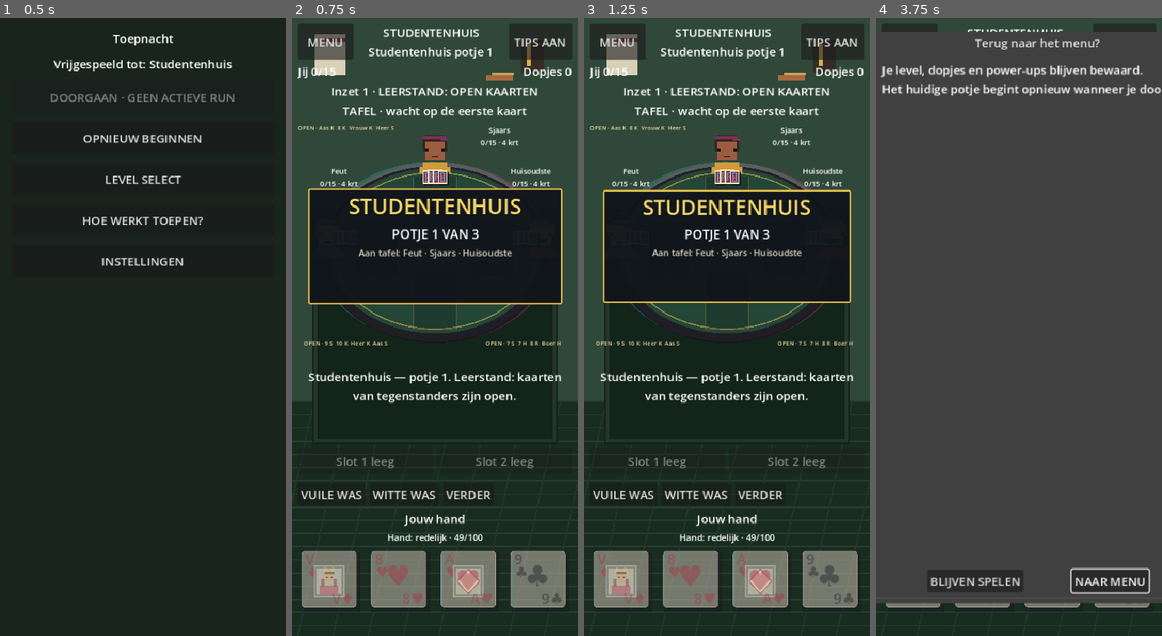
Above: before the commit, frames 1-4 (left to right).
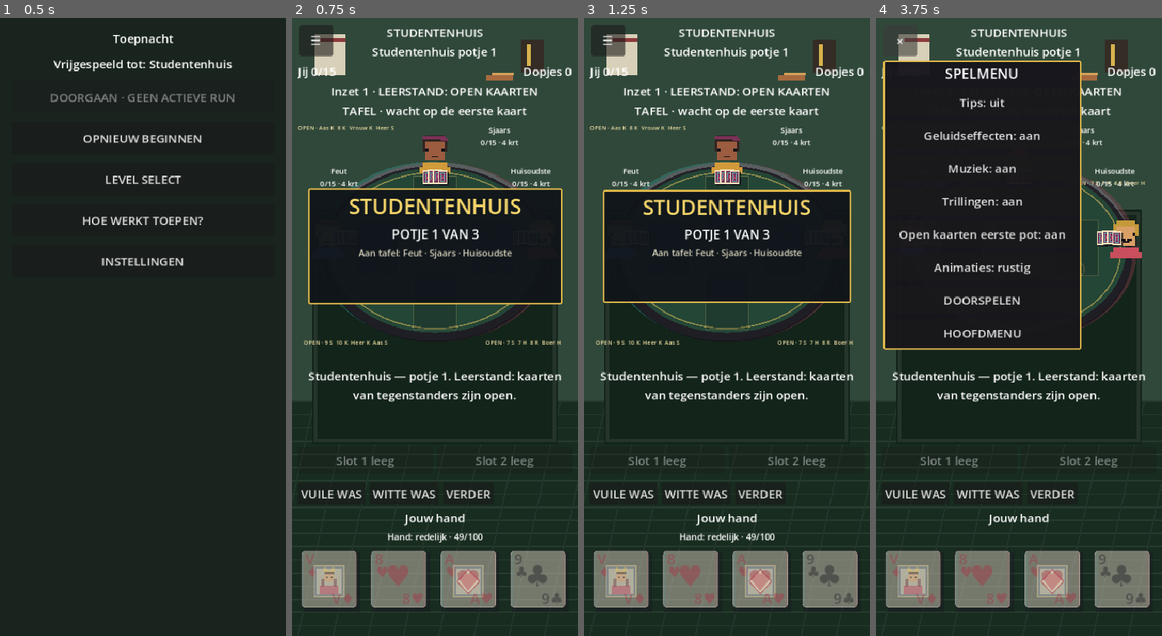
Above: after the commit, the same moments.

Repository: arnaudhfst33/toepnacht
Game: Godot game, scene res://scenes/menu.tscn
Same seed, same stepped clock (60 frames per second), same inputs: the game is played once before the commit and once after it.
Inputs (mouse positions are in pixels of both pictures, inside the frame that each line leads up to):
- Up to frame 1 (0.5 s): no input
- Up to frame 2 (0.75 s): click "OPNIEUW BEGINNEN" at 0.5 s
- Up to frame 3 (1.25 s): no input
- Up to frame 4 (3.75 s): click (910, 42) at 1.25 s, where only the run before the commit has a clickable "MENU"; click "TIPS AAN" (after the commit: "Tips: aan") at 2 s; click (898, 42) at 2.75 s, where only the run after the commit has a clickable "×"; click (898, 42) at 3.5 s, where only the run after the commit has a clickable "☰"

Frame 1 is identical in both runs. In frame 2, 4.6% of the frame differs, in the area x 2-98%, y 1-85%; in frame 3, 4.6%; in frame 4, 77%, in the area x 0-100%, y 1-95%.

Commit message:
Move table settings into hamburger menu

Diff:
--- a/scripts/ui/table_ui.gd
+++ b/scripts/ui/table_ui.gd
@@ -30,8 +30,14 @@
 var huis_row: HFlowContainer
 var campaign_button: Button
 var title_label: Label
-var tips_button: Button
-var menu_button: Button
+var hamburger_button: Button
+var game_menu_panel: PanelContainer
+var menu_tips_button: Button
+var menu_sfx_button: Button
+var menu_music_button: Button
+var menu_haptics_button: Button
+var menu_open_cards_button: Button
+var menu_animation_button: Button
 var leave_dialog: ConfirmationDialog
 var bg_rect: RetroTableBackdrop
 var skip_wasdag_button: Button
@@ -99,21 +105,9 @@
 	middle.clip_contents = true
 	root.add_child(middle)
 
-	var table_toolbar := UiLayout.hbox(6)
-	middle.add_child(table_toolbar)
-	menu_button = Button.new()
-	menu_button.text = "MENU"
-	menu_button.custom_minimum_size = Vector2(76, 34)
-	menu_button.pressed.connect(_on_menu_requested)
-	table_toolbar.add_child(menu_button)
 	title_label = UiLayout.wrap_label()
 	title_label.text = "Toepnacht"
-	title_label.size_flags_stretch_ratio = 1.5
-	table_toolbar.add_child(title_label)
-	tips_button = Button.new()
-	tips_button.custom_minimum_size = Vector2(86, 34)
-	tips_button.pressed.connect(_on_toggle_tips)
-	table_toolbar.add_child(tips_button)
+	middle.add_child(title_label)
 
 	var hud := UiLayout.hbox(8)
 	scores_label = UiLayout.wrap_label(HORIZONTAL_ALIGNMENT_LEFT)
@@ -222,6 +216,7 @@
 
 	hand_strength_label = UiLayout.wrap_label()
 	hand_strength_label.add_theme_font_size_override("font_size", 12)
+	hand_strength_label.custom_minimum_size.y = 18
 	bottom.add_child(hand_strength_label)
 
 	hand_row = UiLayout.hbox(6)
@@ -267,6 +262,7 @@
 	_bind_hold_tip(skip_specials_button, "VERDER: je gebruikt geen special en speelt door met deze vier kaarten.")
 	_bind_hold_tip(challenge_button, "BETWIST: draai de geclaimde was om. Bij echte was krijg jij +1; bij bluf krijgt de ander +1.")
 	_bind_hold_tip(decline_button, "LAAT: je controleert de was niet en krijgt geen strafpunt.")
+	_build_game_menu()
 	_build_leave_dialog()
 
 
@@ -321,15 +317,100 @@
 
 
 func _on_toggle_tips() -> void:
-	Boot.ensure_flow()
-	var enabled := bool(Boot.flow.campaign.settings.get("tips_on", true))
-	Boot.flow.campaign.settings["tips_on"] = not enabled
-	Boot.flow.persist()
+	_toggle_setting("tips_on")
 	_hide_card_tip()
 	_refresh()
 
 
+func _toggle_setting(key: String) -> void:
+	Boot.ensure_flow()
+	var settings := Boot.flow.campaign.settings
+	settings[key] = not bool(settings.get(key, true))
+	Boot.flow.persist()
+	_update_game_menu_labels()
+
+
+func _toggle_animation_speed() -> void:
+	Boot.ensure_flow()
+	var settings := Boot.flow.campaign.settings
+	settings["animation_speed"] = "fast" if str(settings.get("animation_speed", "normal")) == "normal" else "normal"
+	Boot.flow.persist()
+	_update_game_menu_labels()
+
+
+func _build_game_menu() -> void:
+	hamburger_button = Button.new()
+	hamburger_button.text = "☰"
+	hamburger_button.tooltip_text = "Spelmenu"
+	hamburger_button.position = Vector2(10, 10)
+	hamburger_button.size = Vector2(46, 42)
+	hamburger_button.z_index = 110
+	hamburger_button.pressed.connect(_toggle_game_menu)
+	add_child(hamburger_button)
+
+	game_menu_panel = PanelContainer.new()
+	game_menu_panel.position = Vector2(10, 58)
+	game_menu_panel.size = Vector2(270, 350)
+	game_menu_panel.z_index = 109
+	game_menu_panel.add_theme_stylebox_override("panel", UiLayout.pixel_panel(Color("17151cf5"), Color("e7bd4c")))
+	add_child(game_menu_panel)
+	var menu_box := UiLayout.vbox(7)
+	game_menu_panel.add_child(menu_box)
+	var menu_title := UiLayout.wrap_label()
+	menu_title.text = "SPELMENU"
+	menu_title.add_theme_font_size_override("font_size", 19)
+	menu_box.add_child(menu_title)
+	menu_tips_button = _game_menu_button(menu_box, _on_toggle_tips)
+	menu_sfx_button = _game_menu_button(menu_box, func() -> void: _toggle_setting("sfx_on"))
+	menu_music_button = _game_menu_button(menu_box, func() -> void: _toggle_setting("music_on"))
+	menu_haptics_button = _game_menu_button(menu_box, func() -> void: _toggle_setting("haptics_on"))
+	menu_open_cards_button = _game_menu_button(menu_box, func() -> void: _toggle_setting("open_first_pot"))
+	menu_animation_button = _game_menu_button(menu_box, _toggle_animation_speed)
+	var resume_button := _game_menu_button(menu_box, _toggle_game_menu)
+	resume_button.text = "DOORSPELEN"
+	var main_menu_button := _game_menu_button(menu_box, _on_menu_requested)
+	main_menu_button.text = "HOOFDMENU"
+	game_menu_panel.visible = false
+	_update_game_menu_labels()
+
+
+func _game_menu_button(parent: Node, callback: Callable) -> Button:
+	var button := Button.new()
+	button.custom_minimum_size = Vector2(0, 38)
+	button.size_flags_horizontal = Control.SIZE_EXPAND_FILL
+	button.pressed.connect(callback)
+	parent.add_child(button)
+	return button
+
+
+func _toggle_game_menu() -> void:
+	game_menu_panel.visible = not game_menu_panel.visible
+	hamburger_button.text = "×" if game_menu_panel.visible else "☰"
+	if game_menu_panel.visible:
+		_hide_card_tip()
+
+
+func _update_game_menu_labels() -> void:
+	if menu_tips_button == null:
+		return
+	Boot.ensure_flow()
+	var settings := Boot.flow.campaign.settings
+	menu_tips_button.text = _toggle_label("Tips", settings, "tips_on")
+	menu_sfx_button.text = _toggle_label("Geluidseffecten", settings, "sfx_on")
+	menu_music_button.text = _toggle_label("Muziek", settings, "music_on")
+	menu_haptics_button.text = _toggle_label("Trillingen", settings, "haptics_on")
+	menu_open_cards_button.text = _toggle_label("Open kaarten eerste pot", settings, "open_first_pot")
+	var speed := str(settings.get("animation_speed", "normal"))
+	menu_animation_button.text = "Animaties: %s" % ("snel" if speed == "fast" else "rustig")
+
+
+func _toggle_label(label: String, settings: Dictionary, key: String) -> String:
+	return "%s: %s" % [label, "aan" if bool(settings.get(key, true)) else "uit"]
+
+
 func _on_menu_requested() -> void:
+	game_menu_panel.visible = false
+	hamburger_button.text = "☰"
 	if session != null and session.tutorial.kind != TutorialDirector.Kind.NONE:
 		_return_to_menu()
 		return
@@ -382,13 +463,16 @@
 		stake_label.text += " · LEERSTAND: OPEN KAARTEN"
 	trick_label.text = _trick_title(game)
 	status_label.text = session.status_text
-	tips_button.text = "TIPS AAN" if _tips_enabled() else "TIPS UIT"
 	if not _tips_enabled():
 		_hide_card_tip()
-	hand_strength_label.text = CardAdvisor.hand_summary(game.players[0].hand)
-	if CardAdvisor.recommended_card(game) != null and _tips_enabled():
-		hand_strength_label.text += " · gouden rand = advies"
-	hand_strength_label.visible = _tips_enabled()
+	if _tips_enabled():
+		hand_strength_label.text = CardAdvisor.hand_summary(game.players[0].hand)
+		if CardAdvisor.recommended_card(game) != null:
+			hand_strength_label.text += " · gouden rand = advies"
+	else:
+		hand_strength_label.text = ""
+	hand_strength_label.visible = true
+	_update_game_menu_labels()
 	armoede_label.text = _armoede_line(game)
 	_rebuild_power_slots()
 	_rebuild_huis_row()
